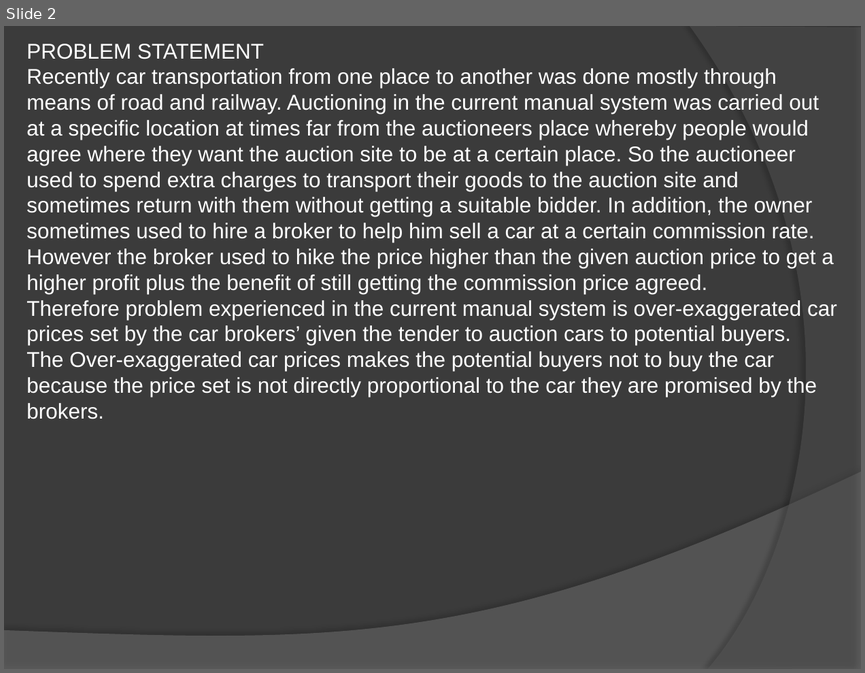
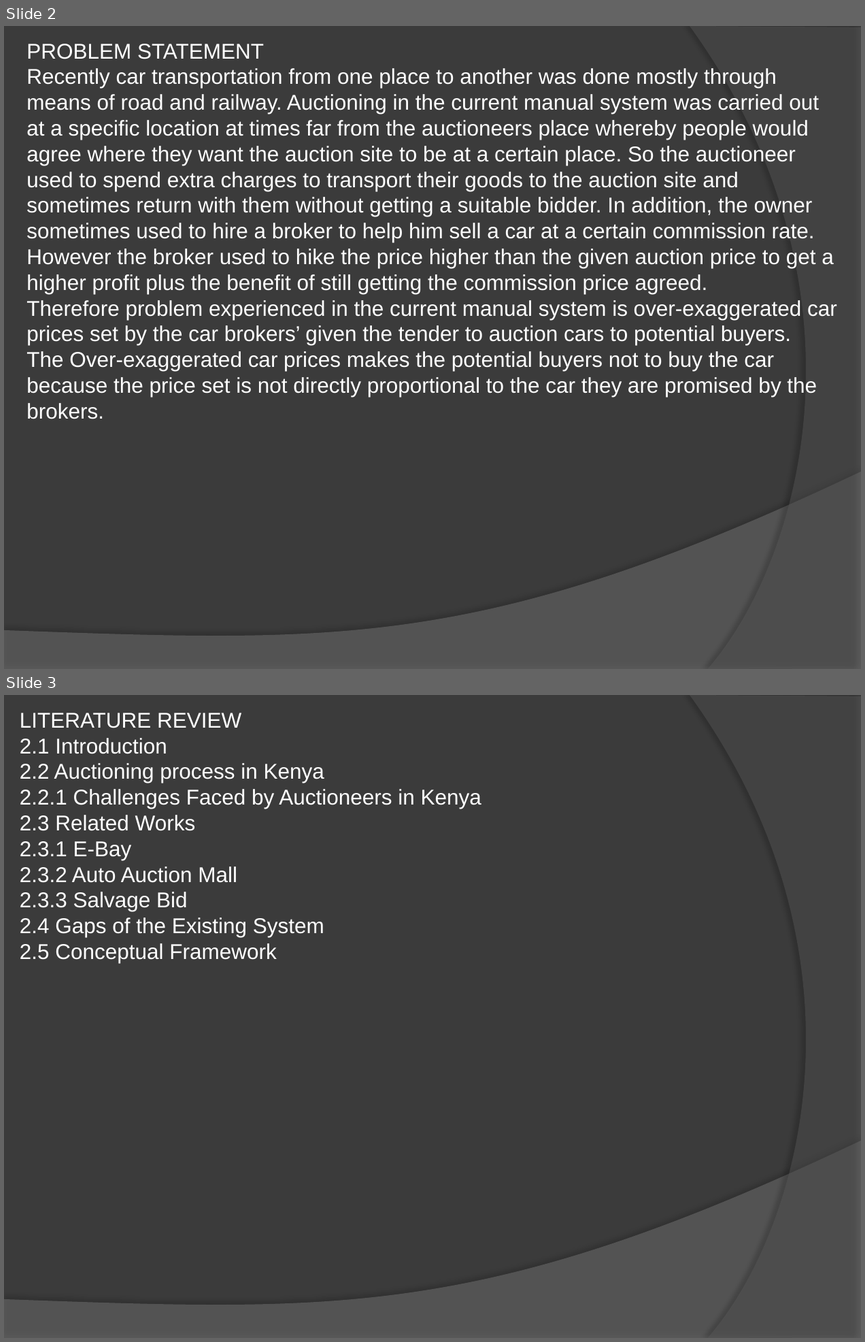
Before and after one commit to NickBwalley/Online-Car-Auctioning-System-Documentation, a slide deck: OCAS/Nicholas Bwalley_PowerPoint_122790.pptx. Shown one above the other, each under a label of ours: slide 2 before the commit, slides 2 and 3 after it. The pictures are 865x673 and 865x1342 pixels, drawn with LibreOffice and Linux fonts; fonts in the diff are those of the drawing. Boxes give left, top, right and bottom in pixels: in the first picture for what was removed or moved away, otherwise in the second. Text is boxed around its words. In the diff, an @@ line names an element or a change of style, - is before the commit and + after.

Commit message:
powerpoint

```diff
--- a/OCAS/Nicholas Bwalley_PowerPoint_122790.pptx
+++ b/OCAS/Nicholas Bwalley_PowerPoint_122790.pptx
@@ slide 3 added at [4,695,861,1338], background #3B3B3B; not listed: 2 template elements that a slide beside it also shows @@
@@ text added at [20,713,481,963], 18 pt, text #FFFFFF @@
+LITERATURE REVIEW
+2.1 Introduction
+2.2 Auctioning process in Kenya
+2.2.1 Challenges Faced by Auctioneers in Kenya
+2.3 Related Works
+2.3.1 E-Bay
+2.3.2 Auto Auction Mall
+2.3.3 Salvage Bid
+2.4 Gaps of the Existing System
+2.5 Conceptual Framework
```
Also in this commit, not shown: 1 slide removed.
